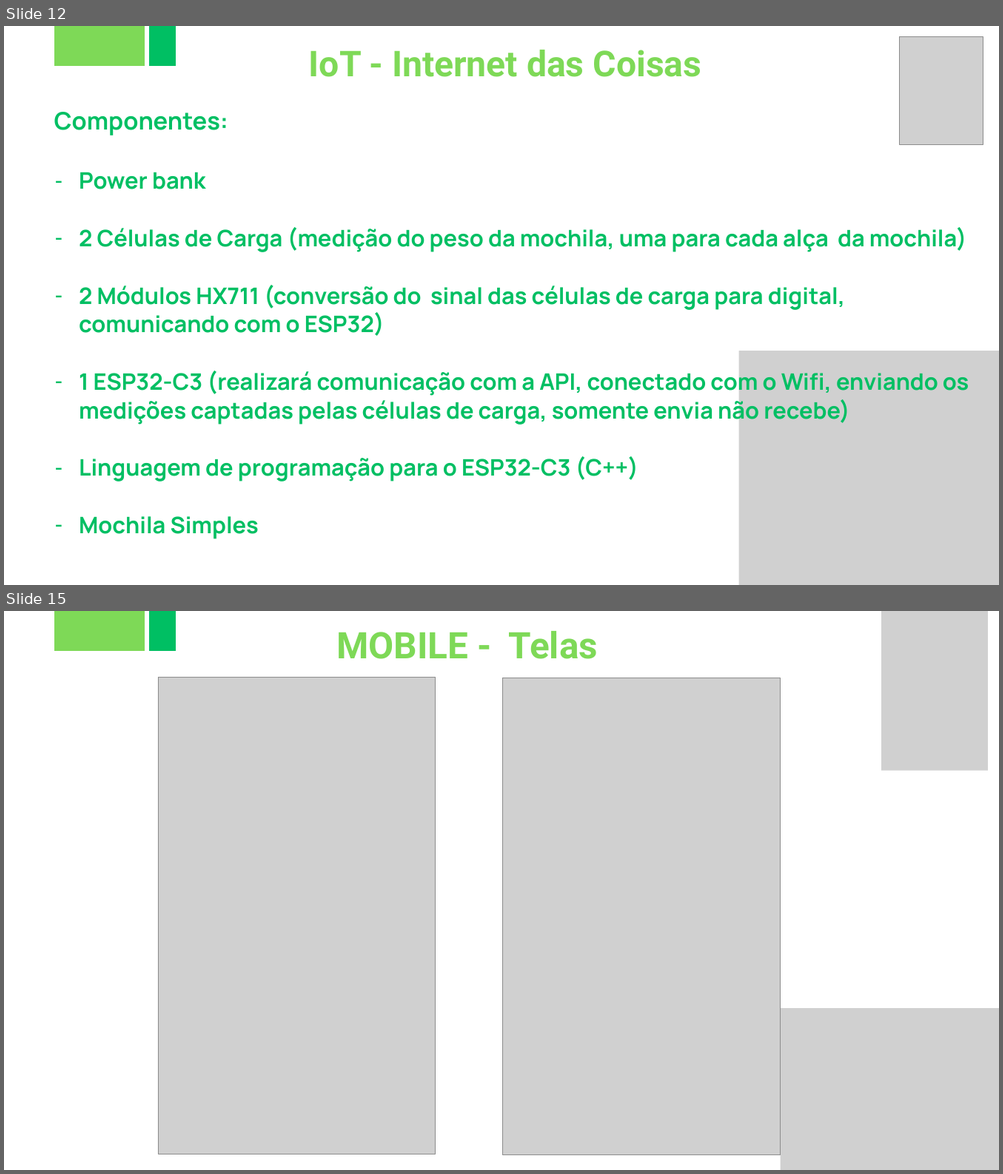
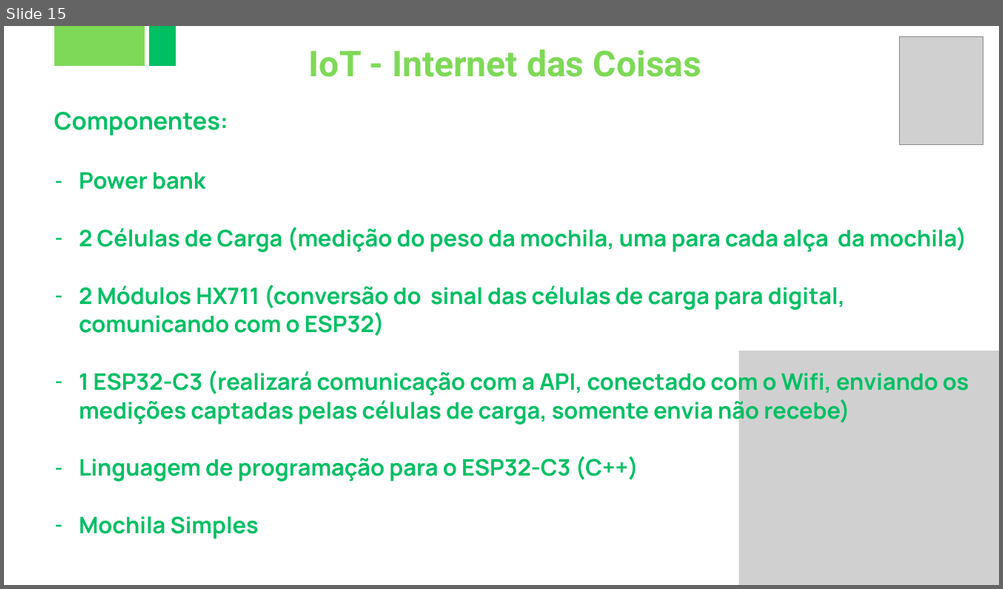
Before and after one commit to FatecFranca/DSM-G06-PI4-2025-2, a slide deck: 2-Apresentação-PI-4-Semestre.pptx. Shown one above the other, each under a label of ours: slides 12 and 15 before the commit, slide 15 after it; the slides between them are not shown. The pictures are 1003x1174 and 1003x589 pixels, drawn with LibreOffice and Linux fonts; fonts in the diff are those of the drawing; grey boxes stand for pictures. Boxes give left, top, right and bottom in pixels: in the first picture for what was removed or moved away, otherwise in the second. Text is boxed around its words. In the diff, an @@ line names an element or a change of style, - is before the commit and + after.

Commit message:
API & MOBILE | Atualização de Rotas - Inclusão de Índice | Adpataçaõ de telas para as rotas alteradas | Melhor Performance

```diff
--- a/2-Apresentação-PI-4-Semestre.pptx
+++ b/2-Apresentação-PI-4-Semestre.pptx
@@ slide 15 removed at box(4, 611, 999, 1170), background #FFFFFF @@
@@ freeform shape removed at box(54, 611, 145, 651) @@
@@ freeform shape removed at box(149, 611, 176, 651) @@
@@ text removed at box(336, 631, 597, 659) @@
-MOBILE - Telas
@@ picture removed at box(881, 611, 987, 771) @@
@@ picture removed at box(158, 677, 435, 1154) @@
@@ picture removed at box(503, 678, 780, 1156) @@
@@ picture removed at box(780, 1008, 999, 1170) @@
@@ what was slide 12 is now slide 15 @@
```
Also in this commit, not shown: 3 slides changed, 3 slides added, 4 other slides removed, 40 other files.
